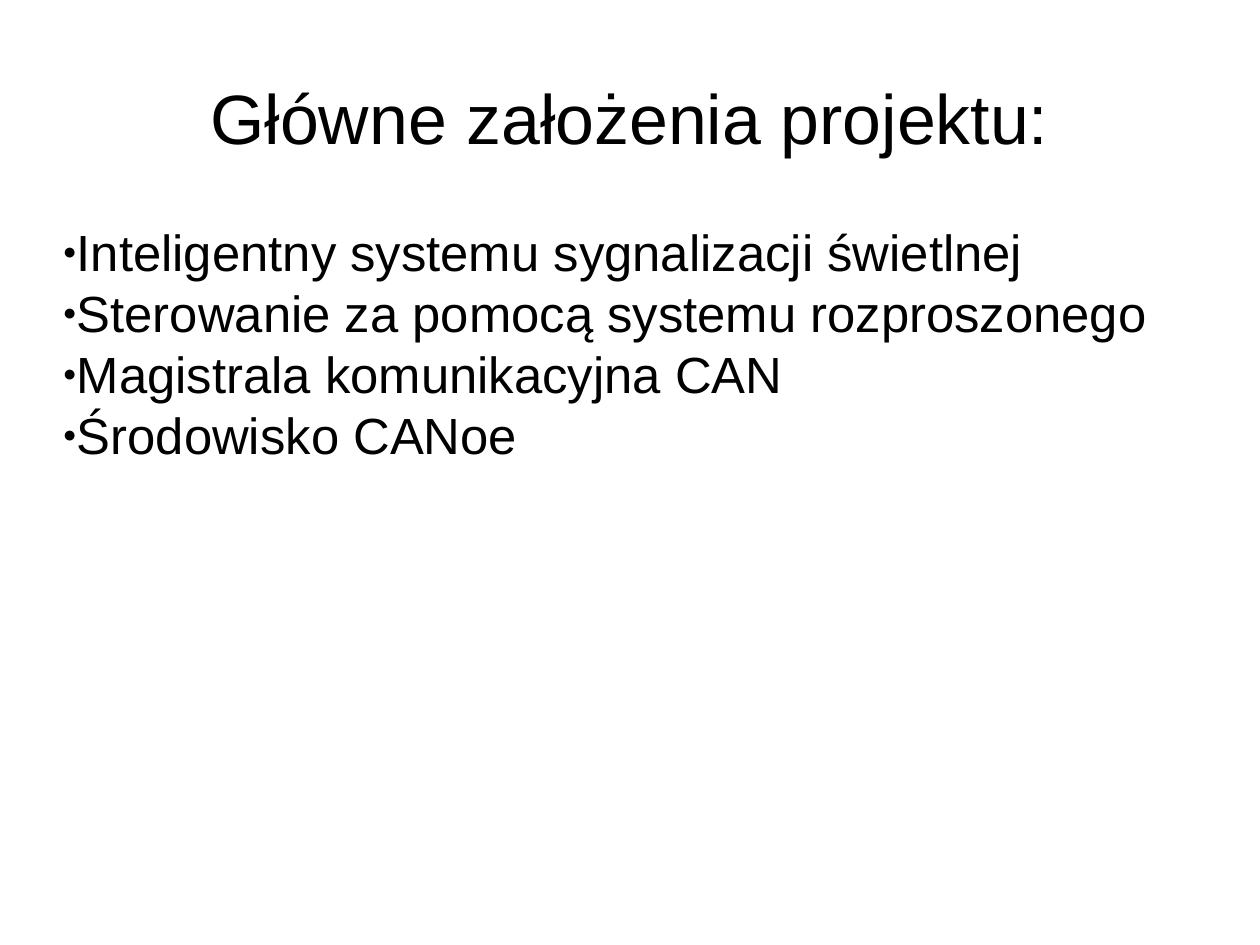
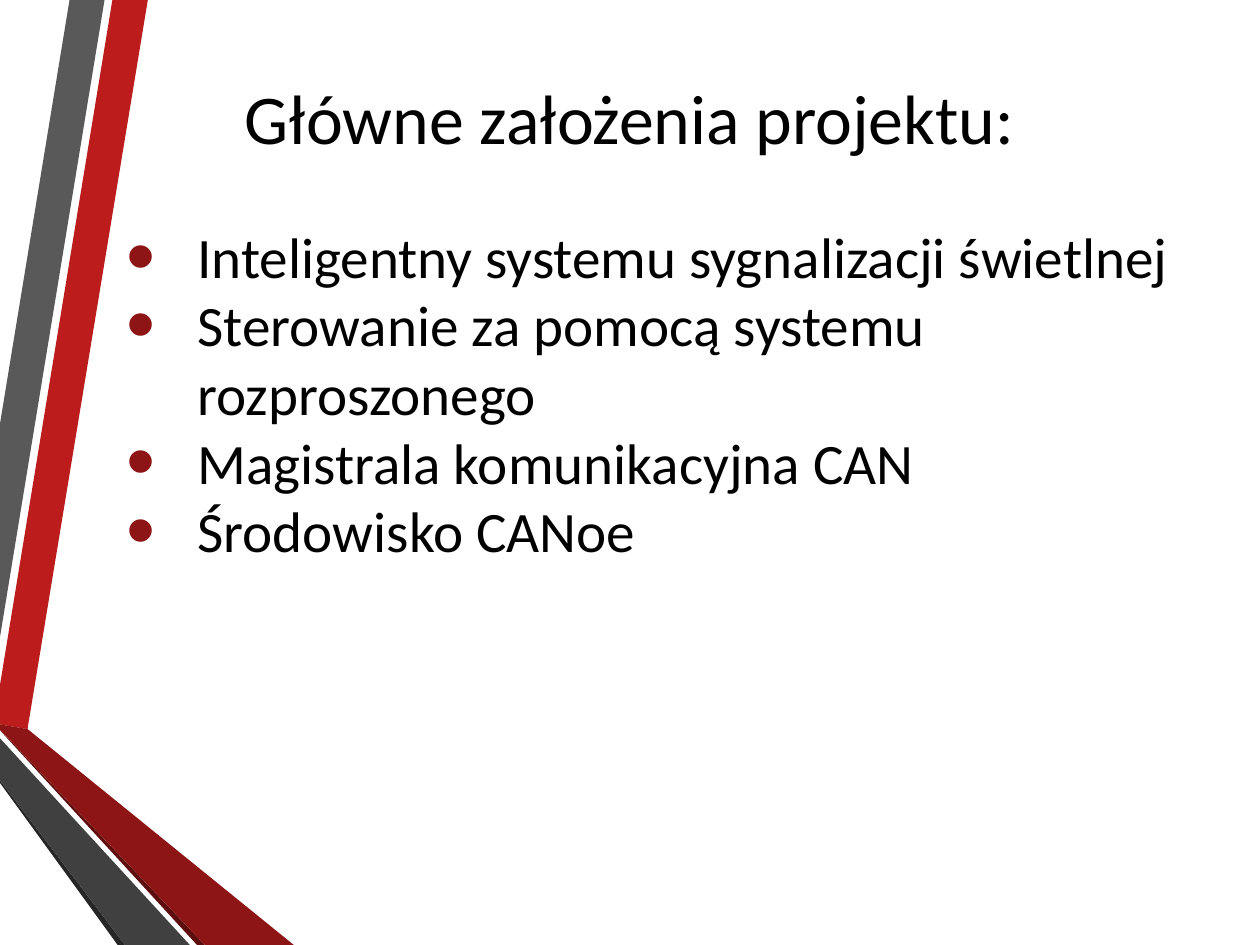
Before and after one commit to AleksanderPasiut/APProject_TrafficLights, a slide deck: slide 2 of prezentacja.pptx. Drawn at 1260x945 pixels with LibreOffice and Linux fonts; fonts in the diff are those of the drawing; background and template pictures are left out. Boxes give left, top, right and bottom in pixels: in the first picture for what was removed or moved away, otherwise in the second. Text is boxed around its words. In the diff, an @@ line names an element or a change of style, - is before the commit and + after.

```diff
--- a/prezentacja.pptx
+++ b/prezentacja.pptx
@@ text "Główne założenia projektu:" at box(245, 95, 1014, 156): font Arial to Calibri, letter outline none to #0D0D0D 0.75 pt @@
@@ text "Inteligentny systemu sygnalizacji świetlnej": place and size @@
-text "Inteligentny systemu sygnalizacji świetlnej" at box(77, 233, 1146, 455)
+text "Inteligentny systemu sygnalizacji świetlnej" at box(198, 238, 1167, 553)
@@ text "Inteligentny systemu sygnalizacji świetlnej" at box(198, 238, 1167, 553): size 32 to 36 pt, font Arial to Calibri; bullet ● to • @@
@@ group added at box(0, 0, 294, 945): 6 freeform shapes @@
```
Also in this commit, not shown: 11 other slides changed, 1 slide added, 1 other file.
